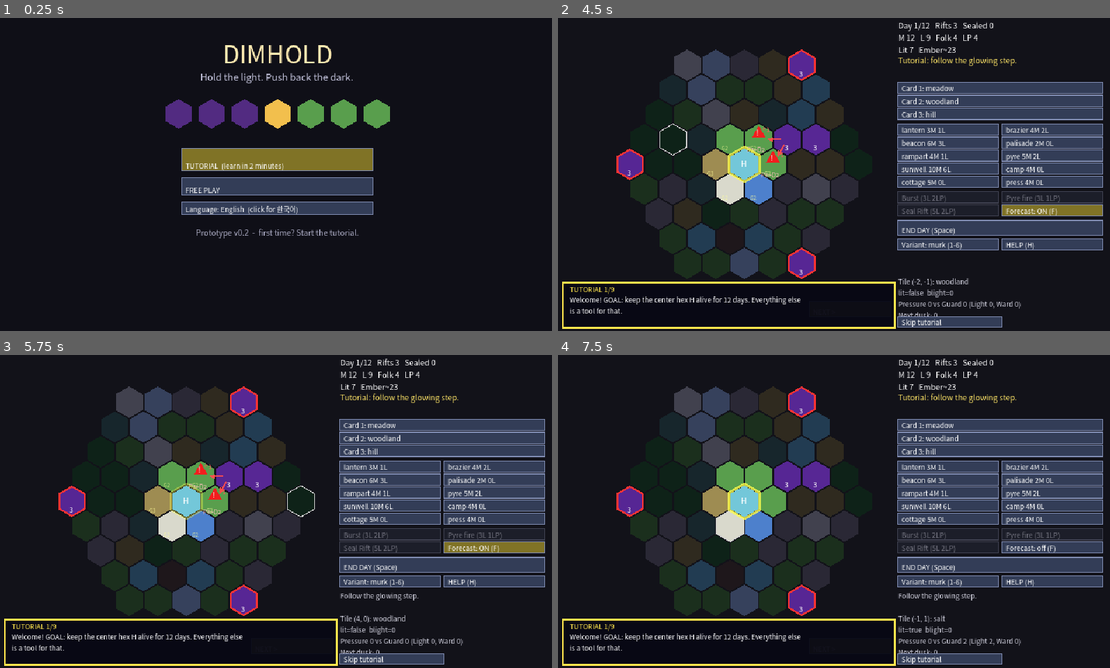
Above: before the commit, frames 1-4 (two rows, left to right).
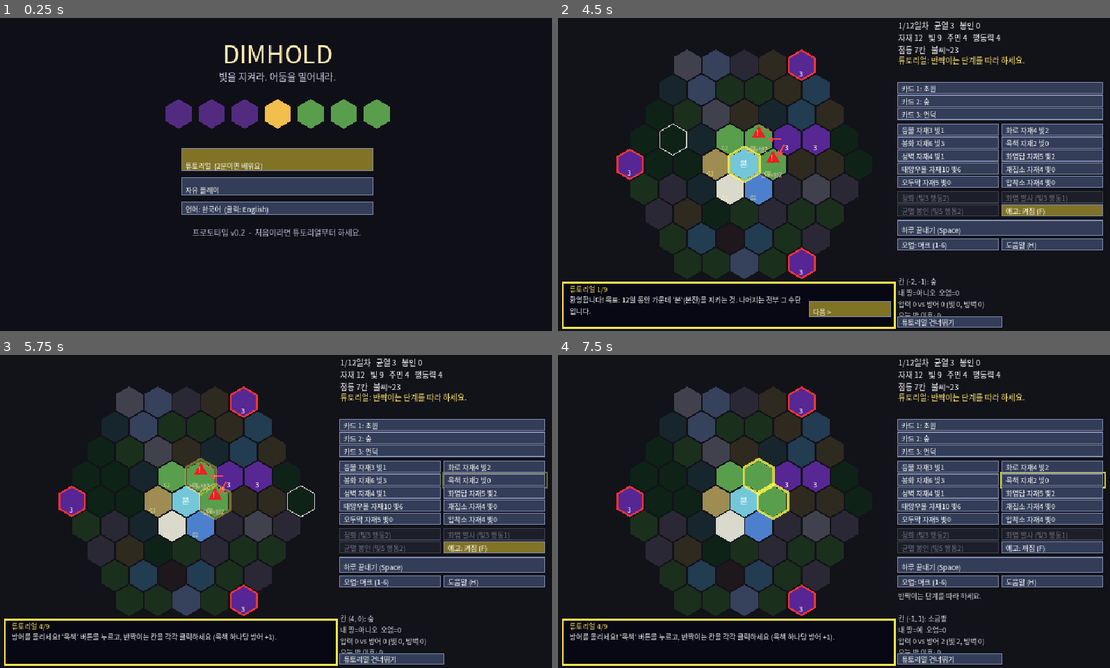
Above: after the commit, the same moments.

Repository: rlawnstlr001-design/SoloOS
Game: Godot game, scene res://scenes/main.tscn
Same seed, same stepped clock (60 frames per second), same inputs: the game is played once before the commit and once after it.
Inputs (mouse positions are in pixels of both pictures, inside the frame that each line leads up to):
- Up to frame 1 (0.25 s): no input
- Up to frame 2 (4.5 s): tap Enter at 0.5, 0.6, 2, 2.3, 2.85, 3.5 s; move the mouse to (955, 158) at 0.52 s; click (955, 158) at 0.67 s; tap Space at 0.77, 1.07, 1.25, 1.52, 1.55, 1.82, 2.1, 2.75, 3.02, 3.32, 3.77, 3.8, 4.07, 4.25 s; tap Keypad Enter at 0.8, 1.35, 3.05, 3.6 s; move the mouse to (723, 190) at 1.27 s; click (723, 190) at 1.42 s; move the mouse to (889, 105) at 2.02 s; click (889, 105) at 2.17 s; move the mouse to (806, 237) at 2.77 s; click (806, 237) at 2.92 s; move the mouse to (999, 221) at 3.52 s; click (999, 221) at 3.67 s; move the mouse to (668, 127) at 4.27 s; tap T at 4.35 s; click (668, 127) at 4.42 s
- Up to frame 3 (5.75 s): tap Space at 4.52, 4.82 s; tap Enter at 4.55 s; move the mouse to (303, 511) at 5.02 s; tap L at 5.1 s; click (303, 511) at 5.17 s; tap Keypad Enter at 5.3 s
- Up to frame 4 (7.5 s): move the mouse to (751, 433) at 5.77 s; tap F at 5.85 s; click (751, 433) at 5.92 s; tap Space at 6.02, 6.05, 6.32, 6.77, 7.07 s; move the mouse to (955, 495) at 6.52 s; tap M at 6.6 s; click (955, 495) at 6.67 s; tap Enter at 6.8 s; move the mouse to (723, 527) at 7.27 s; tap H at 7.35 s; click (723, 527) at 7.42 s

The runs differ from the first frame. In frame 1, 1.4% of the frame differs, in the area x 33-66%, y 17-71%; in frame 2, 5.4%, in the area x 2-93%, y 1-99%; in frame 3, 5.3%; in frame 4, 5.3%.

Commit message:
Prototype: Korean UI by default, fix hidden NEXT button, Space/Enter advances tutorial
Co-Authored-By: Claude Sonnet 5.5 <noreply@anthropic.com>
Claude-Session: https://claude.ai/code/session_01LyjitZeNacAnkruFKNNNhR

Diff:
--- a/scripts/main.gd
+++ b/scripts/main.gd
@@ -36,10 +36,10 @@
 var build_name := ""
 var placed_today := false
 var show_fc := true
-var msg := "Welcome. Place a tile card, build, then End Day (Space)."
+var msg := ""
 var fc: Array = []
 var font: Font
-var ko := OS.get_locale_language() == "ko"
+var ko := true   # Korean by default; toggle in the menu (L key)
 var show_help := false
 var scr := "menu"          # "menu", "tutorial", "play"
 var tut := 0
@@ -50,20 +50,43 @@
 var flash_t := 0.0
 
 const TUT := [
-	{"id": "intro", "next": true, "en": "Welcome! GOAL: keep the center hex H alive for 12 days. Everything else is a tool for that.", "kr": "환영합니다! 목표: 12일 동안 가운데 H(베이스)를 지키는 것. 나머지는 전부 그 수단입니다."},
+	{"id": "intro", "next": true, "en": "Welcome! GOAL: keep the center hex H alive for 12 days. Everything else is a tool for that.", "kr": "환영합니다! 목표: 12일 동안 가운데 '본'(본진)을 지키는 것. 나머지는 전부 그 수단입니다."},
 	{"id": "blight", "next": true, "en": "The glowing purple hexes are BLIGHT. It spreads every night. This one is already right next to your land!", "kr": "반짝이는 보라색 칸이 '오염'입니다. 밤마다 번집니다. 지금 내 땅 바로 옆까지 와 있어요!"},
-	{"id": "danger", "next": true, "en": "Red triangle = DANGER. P3>D2 means blight Pressure 3 beats your Defense 2, so that hex is eaten tonight. Red arrows show where it comes from.", "kr": "빨간 삼각형 = 위험. P3>D2는 오염 압력 3이 내 방어 2를 이겨서 오늘 밤 그 칸이 먹힌다는 뜻. 빨간 화살표가 오염이 오는 방향입니다."},
-	{"id": "build", "next": false, "en": "Add defense! Click the PALISADE button, then click each glowing hex (+1 defense per wall).", "kr": "방어를 올리세요! PALISADE 버튼을 누르고, 반짝이는 칸을 각각 클릭하세요 (방벽 하나당 방어 +1)."},
-	{"id": "safe", "next": true, "en": "Green check = SAFE. Defense 3 now holds against Pressure 3. You can see danger BEFORE it happens and fix it. That is the whole game.", "kr": "초록 체크 = 안전. 방어 3이 압력 3을 막습니다. 위험을 미리 보고 막는 것, 이게 이 게임의 전부입니다."},
-	{"id": "expand", "next": false, "en": "Now grow: click a CARD button, then a yellow-outlined hex. More land = more room to build defenses.", "kr": "이제 넓히세요: CARD 버튼을 누르고 노란 테두리 칸을 클릭. 땅이 넓어야 방어를 지을 자리가 생깁니다."},
-	{"id": "endday", "next": false, "en": "Press END DAY. Night falls and the blight spreads.", "kr": "END DAY(하루 끝내기)를 누르세요. 밤이 되어 오염이 번집니다."},
+	{"id": "danger", "next": true, "en": "Red triangle = DANGER. P3>D2 means blight Pressure 3 beats your Defense 2, so that hex is eaten tonight. Red arrows show where it comes from.", "kr": "빨간 삼각형 = 위험. 압3>방2는 오염 압력 3이 내 방어 2를 이겨서 오늘 밤 그 칸이 먹힌다는 뜻. 빨간 화살표가 오염이 오는 방향입니다."},
+	{"id": "build", "next": false, "en": "Add defense! Click the PALISADE button, then click each glowing hex (+1 defense per wall).", "kr": "방어를 올리세요! '목책' 버튼을 누르고, 반짝이는 칸을 각각 클릭하세요 (목책 하나당 방어 +1)."},
+	{"id": "safe", "next": true, "en": "Green check = SAFE. Defense 3 now holds against Pressure 3. You can see danger BEFORE it happens and fix it. That is the whole game.", "kr": "초록 체크 = 안전. 방어 3이 압력 3을 막습니다. 위험을 미리 보고 막는 것, 이게 이 게임의 핵심입니다."},
+	{"id": "expand", "next": false, "en": "Now grow: click a CARD button, then a yellow-outlined hex. More land = more room to build defenses.", "kr": "이제 넓히세요: '카드' 버튼을 누르고 노란 테두리 칸을 클릭. 땅이 넓어야 방어를 지을 자리가 생깁니다."},
+	{"id": "endday", "next": false, "en": "Press END DAY. Night falls and the blight spreads.", "kr": "'하루 끝내기'를 누르세요(또는 Space). 밤이 되어 오염이 번집니다."},
 	{"id": "result", "next": true, "en": "Your land held! Blight crept into empty land instead. Every night it comes closer: keep walling the red-triangle hexes and expand a little each day.", "kr": "내 땅이 버텼습니다! 오염은 빈 땅으로 번졌어요. 매일 밤 가까워지니, 빨간 삼각형이 뜨는 칸을 막고 하루에 한 칸씩 넓히세요."},
-	{"id": "tools", "next": true, "final": true, "en": "More tools: LANTERN/BRAZIER add light (defense). BEACON can BURST to cleanse blight. Survive 12 days to win. Good luck!", "kr": "다른 도구: LANTERN/BRAZIER=빛(방어). BEACON은 Burst로 오염 정화. 12일 버티면 승리. 행운을 빕니다!"},
+	{"id": "tools", "next": true, "final": true, "en": "More tools: LANTERN/BRAZIER add light (defense). BEACON can BURST to cleanse blight. Survive 12 days to win. Good luck!", "kr": "다른 도구: 등불/화로=빛(방어). 봉화는 '정화'로 오염 제거. 12일 버티면 승리. 행운을 빕니다!"},
 ]
 
 
 func T(en: String, kr: String) -> String:
 	return kr if ko else en
+
+
+const KO := {
+	"meadow": "초원", "woodland": "숲", "hill": "언덕", "marsh": "습지", "ruins": "유적", "crystal": "수정",
+	"shore": "물가", "salt": "소금밭", "frost": "서리밭", "cinder": "잿더미",
+	"hearth": "본진", "lantern": "등불", "brazier": "화로", "beacon": "봉화", "palisade": "목책", "rampart": "성벽",
+	"pyre": "화염탑", "sunwell": "태양우물", "camp": "채집소", "cottage": "오두막", "press": "압착소",
+	"murk": "머크", "rime": "서리", "spore": "포자", "rust": "녹", "hollow": "공허",
+	"light": "빛", "flame": "화염", "ward": "방벽",
+}
+const KO_CODE := {
+	"hearth": "본", "lantern": "등", "brazier": "화", "beacon": "봉", "palisade": "목", "rampart": "성",
+	"pyre": "탑", "sunwell": "우", "camp": "채", "cottage": "집", "press": "압",
+}
+const VNAMES_KO := ["머크", "머크+포자", "서리+포자", "녹+머크", "서리+공허", "5종 전부"]
+
+
+func N(k: String) -> String:
+	return KO.get(k, k) if ko else k
+
+
+func VN(i: int) -> String:
+	return VNAMES_KO[i] if ko else VNAMES[i]
 
 
 func _style(c: Color) -> StyleBoxFlat:
@@ -77,7 +100,7 @@
 
 func _ready() -> void:
 	var sf := SystemFont.new()
-	sf.font_names = PackedStringArray(["Malgun Gothic", "Noto Sans CJK KR", "Apple SD Gothic Neo", "NanumGothic", "sans-serif"])
+	sf.font_names = PackedStringArray(["Malgun Gothic", "Noto Sans CJK KR", "Apple SD Gothic Neo", "NanumGothic", "WenQuanYi Zen Hei", "Unifont", "sans-serif"])
 	sf.fallbacks = [ThemeDB.fallback_font]
 	font = sf
 	g = GS.new()
@@ -125,7 +148,7 @@
 	g.setup(seed_n, VSETS[vset_idx])
 	g.dawn()
 	selected = -1; mode = ""; card_idx = -1; build_name = ""; placed_today = false
-	msg = "Day 1. Variants: %s. Draft a tile (card -> frontier hex)." % VNAMES[vset_idx]
+	msg = T("Day 1. Variant: %s. Draft a tile (card -> frontier hex).", "1일차. 오염 종류: %s. 카드로 영토를 넓혀 보세요.") % VN(vset_idx)
 	_refresh()
 
 
@@ -175,34 +198,34 @@
 	var y := 4.0
 	var resist_txt := ""
 	for c in GS.CLASSES:
-		if g.resist[c] > 0: resist_txt += " RESIST-%s(%d)" % [c, g.resist[c]]
-	_text(Vector2(x, y + 8), 240, "Day %d/%d   Rifts %d   Sealed %d\nM %d   L %d   Folk %d   LP %d%s\nLit %d   Ember~%d" % [g.day, g.days, g.rift.size(), g.seal …(90 unchanged characters)…
+		if g.resist[c] > 0: resist_txt += T(" RESIST-%s(%d)", " 내성-%s(%d)") % [N(c), g.resist[c]]
+	_text(Vector2(x, y + 8), 240, T("Day %d/%d   Rifts %d   Sealed %d\nM %d   L %d   Folk %d   LP %d%s\nLit %d   Ember~%d", "%d/%d일차   균열 %d   봉인 %d\n자재 %d   빛 %d   주민 %d   행동력 %d%s\n점등 %d칸   불씨~%d") % [g.day, g.days, g.rift.size(), g.seal …(90 unchanged characters)…
 	y += 40
 	_text(Vector2(x, y + 8), 240, _hint() if scr != "tutorial" else T("Tutorial: follow the glowing step.", "튜토리얼: 반짝이는 단계를 따라 하세요."), Color(1, 0.9, 0.4), 9)
 	y += 30
 	if not g.over:
 		for k in range(g.cards.size()):
-			_btn(T("Card %d: %s", "카드 %d: %s") % [k + 1, g.cards[k]] + (T("  (used)", "  (사용됨)") if placed_today else ""), Vector2(x, y), Vector2(236, 13), _on_card.bind(k), not placed_today, mode == "card" and card_idx == k)
+			_btn(T("Card %d: %s", "카드 %d: %s") % [k + 1, N(g.cards[k])] + (T("  (used)", "  (사용됨)") if placed_today else ""), Vector2(x, y), Vector2(236, 13), _on_card.bind(k), not placed_today, mode == "card" and card_idx == k)
 			y += 15
 		y += 3
 		var col := 0
 		for n in GS.BUILD_ORDER:
 			var c: Array = GS.STRUCT[n]
-			_btn("%s %dM %dL" % [n, c[0], c[1]], Vector2(x + col * 120.0, y), Vector2(116, 13), _on_build.bind(n), g.M >= c[0] and g.L >= c[1] and g.lp >= c[2], mode == "build" and build_name == n)
+			_btn(T("%s %dM %dL", "%s 자재%d 빛%d") % [N(n), c[0], c[1]], Vector2(x + col * 120.0, y), Vector2(116, 13), _on_build.bind(n), g.M >= c[0] and g.L >= c[1] and g.lp >= c[2], mode == "build" and build_name == n)
 			col += 1
 			if col == 2:
 				col = 0; y += 15
 		if col == 1: y += 15
 		y += 3
-		_btn("Burst (3L 2LP)", Vector2(x, y), Vector2(116, 13), _on_burst, selected >= 0 and g.can_burst(selected), false)
-		_btn("Pyre fire (3L 1LP)", Vector2(x + 120, y), Vector2(116, 13), _on_pyre, selected >= 0 and g.can_pyre(selected), false)
+		_btn(T("Burst (3L 2LP)", "정화 (빛3 행동2)"), Vector2(x, y), Vector2(116, 13), _on_burst, selected >= 0 and g.can_burst(selected), false)
+		_btn(T("Pyre fire (3L 1LP)", "화염 발사 (빛3 행동1)"), Vector2(x + 120, y), Vector2(116, 13), _on_pyre, selected >= 0 and g.can_pyre(selected), false)
 		y += 15
-		_btn("Seal Rift (5L 2LP)", Vector2(x, y), Vector2(116, 13), _on_seal, selected >= 0 and not g.seal_targets(selected).is_empty(), false)
-		_btn("Forecast: %s (F)" % ("ON" if show_fc else "off"), Vector2(x + 120, y), Vector2(116, 13), _toggle_fc, true, show_fc)
+		_btn(T("Seal Rift (5L 2LP)", "균열 봉인 (빛5 행동2)"), Vector2(x, y), Vector2(116, 13), _on_seal, selected >= 0 and not g.seal_targets(selected).is_empty(), false)
+		_btn(T("Forecast: %s (F)", "예고: %s (F)") % [T("ON", "켜짐") if show_fc else T("off", "꺼짐")], Vector2(x + 120, y), Vector2(116, 13), _toggle_fc, true, show_fc)
 		y += 18
 	_btn(T("END DAY (Space)", "하루 끝내기 (Space)") if not g.over else T("NEW GAME (R)", "새 게임 (R)"), Vector2(x, y), Vector2(236, 17), _end_day if not g.over else _new_game, true, false)
 	y += 21
-	_btn(T("Variant: %s (1-6)", "오염: %s (1-6)") % VNAMES[vset_idx], Vector2(x, y), Vector2(116, 13), _next_vset, true, false)
+	_btn(T("Variant: %s (1-6)", "오염: %s (1-6)") % VN(vset_idx), Vector2(x, y), Vector2(116, 13), _next_vset, true, false)
 	_btn(T("HELP (H)", "도움말 (H)"), Vector2(x + 120, y), Vector2(116, 13), _toggle_help, true, show_help)
 	y += 18
 	_text(Vector2(x, y + 8), 240, _info_text(), Color(0.85, 0.85, 0.9), 8)
@@ -226,10 +249,10 @@
 	var i := hover if hover >= 0 else selected
 	if i >= 0:
 		var pr: Array = fc[2]; var gd: Array = fc[3]; var parts: Array = fc[4]
-		t += "\nTile %s: %s%s%s\n" % [str(GS.COORDS[i]), g.terrain[i], "  [%s]" % g.structs[i] if g.structs[i] != "" else "", "  SCAR" if g.scar[i] else ""]
-		t += "lit=%s  blight=%d %s\nPressure %d vs Guard %d (Light %d, Ward %d)\nNext dusk: %d" % [str(g.lit[i]), g.inten[i], g.var_[i], pr[i], gd[i], parts[i][0], parts[i][2], fc[0][i]]
+		t += "\n" + T("Tile %s: %s%s%s\n", "칸 %s: %s%s%s\n") % [str(GS.COORDS[i]), N(g.terrain[i]), "  [%s]" % N(g.structs[i]) if g.structs[i] != "" else "", T("  SCAR", "  파괴됨") if g.scar[i] else ""]
+		t += T("lit=%s  blight=%d %s\nPressure %d vs Guard %d (Light %d, Ward %d)\nNext dusk: %d", "내 땅=%s  오염=%d %s\n압력 %d vs 방어 %d (빛 %d, 방벽 %d)\n오늘 밤 이후: %d") % [T(str(g.lit[i]), "예" if g.lit[i] else "아니오"), g.inten[i], N(g.var_[i]), pr[i], gd[i], parts[i][0], parts[i][2], fc[0][i]]
 	if g.over:
-		t += "\n\n%s  Ember %d" % ["VICTORY" if g.won else "DEFEAT", int(g.ember())]
+		t += "\n\n%s  %s %d" % [T("VICTORY", "승리") if g.won else T("DEFEAT", "패배"), T("Ember", "불씨"), int(g.ember())]
 	return t
 
 
@@ -341,11 +364,11 @@
 			draw_colored_polygon(PackedVector2Array([p + Vector2(0, -16), p + Vector2(-8, -2), p + Vector2(8, -2)]), Color(0.95, 0.12, 0.12))
 			draw_string(font, p + Vector2(-3, -4), "!", HORIZONTAL_ALIGNMENT_LEFT, -1, 9, Color(1, 1, 1))
 			if g.inten[i] == 0:
-				draw_string(font, p + Vector2(-14, 15), "P%d>D%d" % [pr[i], gd[i]], HORIZONTAL_ALIGNMENT_LEFT, -1, 7, Color(1, 0.75, 0.75))
+				draw_string(font, p + Vector2(-14, 15), T("P%d>D%d", "압%d>방%d") % [pr[i], gd[i]], HORIZONTAL_ALIGNMENT_LEFT, -1, 7, Color(1, 0.75, 0.75))
 		else:
 			draw_polyline(PackedVector2Array([p + Vector2(-6, -9), p + Vector2(-2, -5), p + Vector2(6, -15)]), Color(0.3, 1, 0.45), 2.5)
 			if g.inten[i] == 0:
-				draw_string(font, p + Vector2(-14, 15), "P%d<=D%d" % [pr[i], gd[i]], HORIZONTAL_ALIGNMENT_LEFT, -1, 7, Color(0.7, 1, 0.8))
+				draw_string(font, p + Vector2(-14, 15), T("P%d<=D%d", "압%d≤방%d") % [pr[i], gd[i]], HORIZONTAL_ALIGNMENT_LEFT, -1, 7, Color(0.7, 1, 0.8))
 
 
 func _draw_tutorial() -> void:
@@ -357,7 +380,7 @@
 		"danger":
 			_hl_hex(tut_a, Color(1, 0.2, 0.2)); _hl_hex(tut_b, Color(1, 0.2, 0.2))
 		"build":
-			_hl_btn("palisade")
+			_hl_btn(N("palisade"))
 			for t in [tut_a, tut_b]:
 				if g.structs[t] == "": _hl_hex(t, Color(1, 1, 0.3))
 		"safe":
@@ -386,31 +409,31 @@
 func _on_card(k: int) -> void:
 	if not _tut_allows("card"): _tut_blocked(); return
 	mode = "card"; card_idx = k; build_name = ""
-	msg = "Click a highlighted frontier hex to place %s." % g.cards[k]
+	msg = T("Click a yellow-outlined hex to place %s.", "노란 테두리 칸을 클릭해 %s 타일을 놓으세요.") % N(g.cards[k])
 	_refresh()
 
 
 func _on_build(n: String) -> void:
 	if not _tut_allows("build_btn", n): _tut_blocked(); return
 	mode = "build"; build_name = n; card_idx = -1
-	msg = "Click a lit empty hex to build %s." % n
+	msg = T("Click a lit empty hex to build %s.", "밝은 빈 칸을 클릭해 %s을(를) 지으세요.") % N(n)
 	_refresh()
 
 
 func _on_burst() -> void:
 	if scr == "tutorial": return
-	g.burst(selected); msg = "Beacon Burst!"; _refresh()
+	g.burst(selected); msg = T("Beacon Burst!", "봉화 정화!"); _refresh()
 
 
 func _on_pyre() -> void:
 	if scr == "tutorial": return
-	g.pyre_fire(selected); msg = "Pyre fire!"; _refresh()
+	g.pyre_fire(selected); msg = T("Pyre fire!", "화염 발사!"); _refresh()
 
 
 func _on_seal() -> void:
 	if scr == "tutorial": return
 	var t: Array = g.seal_targets(selected)
-	g.seal(selected, t[0]); msg = "Rift sealed!"; _refresh()
+	g.seal(selected, t[0]); msg = T("Rift sealed!", "균열 봉인 완료!"); _refresh()
 
 
 func _toggle_help() -> void:
@@ -422,11 +445,11 @@
 	if g.over:
 		return T("Stage over. Press R for a new game.", "끝났습니다. R 키로 새 게임.")
 	if not placed_today:
-		return T("1) Click a Card button, then a YELLOW-outlined hex to expand your land.", "1) Card 버튼을 누르고 노란 테두리 칸을 클릭해 영토를 넓히세요.")
+		return T("1) Click a Card button, then a YELLOW-outlined hex to expand your land.", "1) 카드 버튼을 누르고 노란 테두리 칸을 클릭해 영토를 넓히세요.")
 	if mode == "build":
 		return T("Click a lit hex (not purple) to build. Esc cancels.", "밝은 내 칸(보라색 아님)을 클릭해 짓기. Esc로 취소.")
 	if g.lp > 0 and g.M >= 2:
-		return T("2) Click a build button (try lantern), then a lit hex near the purple. Then press Space.", "2) 건설 버튼(예: lantern) 후 보라색이 다가오는 쪽 내 칸 클릭. 끝나면 Space.")
+		return T("2) Click a build button (try lantern), then a lit hex near the purple. Then press Space.", "2) 건설 버튼(예: 목책) 후 빨간 삼각형이 뜬 내 칸 클릭. 끝나면 Space.")
 	return T("3) Press Space to end the day.", "3) Space를 눌러 하루를 끝내세요.")
 
 
@@ -487,15 +510,15 @@
 			if not _tut_allows("place"): _tut_blocked(); return
 			if g.frontier().has(i):
 				g.place_tile(i, card_idx); placed_today = true; mode = ""; card_idx = -1
-				msg = "Placed tile. Now build / use abilities."
+				msg = T("Placed tile. Now build / use abilities.", "타일을 놓았습니다. 이제 건설하거나 능력을 쓰세요.")
 			else:
-				msg = "Not a frontier hex."
+				msg = T("Not a frontier hex (yellow outline).", "노란 테두리 칸이 아닙니다.")
 		elif mode == "build" and build_name != "":
 			if not _tut_allows("tile_build", i): _tut_blocked(); return
 			if g.can_build(build_name, i):
-				g.build(build_name, i); msg = "Built %s." % build_name
+				g.build(build_name, i); msg = T("Built %s.", "%s 건설 완료.") % N(build_name)
 			else:
-				msg = "Cannot build %s there (cost/LP/blight/occupied)." % build_name
+				msg = T("Cannot build %s there (cost/LP/blight/occupied).", "%s을(를) 여기에 지을 수 없습니다 (자원/행동력 부족, 오염, 이미 사용 중).") % N(build_name)
 		elif scr != "tutorial":
 			selected = i
 		_refresh()
@@ -504,6 +527,8 @@
 			if e.keycode == KEY_T: _start_tutorial()
 			elif e.keycode == KEY_L: _toggle_lang()
 			return
+		if scr == "tutorial" and TUT[tut]["next"] and (e.keycode == KEY_SPACE or e.keycode == KEY_ENTER or e.keycode == KEY_KP_ENTER):
+			_tut_next(); return
 		if scr == "tutorial" and e.keycode != KEY_SPACE and e.keycode != KEY_ESCAPE and e.keycode != KEY_F: return
 		match e.keycode:
 			KEY_SPACE: _end_day()
@@ -550,7 +575,7 @@
 		if frontier.has(i):
 			draw_polyline(hex_pts(p, SIZE - 2.0) + PackedVector2Array([hex_pts(p, SIZE - 2.0)[0]]), Color(1, 1, 0.3), 1.5)
 		if g.structs[i] != "":
-			var code: String = S_CODE.get(g.structs[i], "?")
+			var code: String = (KO_CODE.get(g.structs[i], "?") if ko else S_CODE.get(g.structs[i], "?"))
 			var tc := Color(1, 1, 1) if not g.disabled(i) else Color(0.6, 0.6, 0.6)
 			if g.dark.has(i): tc = Color(0.5, 0.4, 0.2)
 			draw_string(font, p + Vector2(-8, 3), code, HORIZONTAL_ALIGNMENT_CENTER, 16, 9, tc)
@@ -578,25 +603,25 @@
 			var pts := hex_pts(hex_pos(i), SIZE)
 			pts.append(pts[0])
 			draw_polyline(pts, Color(fcol.r, fcol.g, fcol.b, minf(1.0, flash_t)), 3.0)
+	if scr == "tutorial": _draw_tutorial()
 	_draw_ui()
-	if scr == "tutorial": _draw_tutorial()
 	if show_help:
 		var lines: Array = [
 			T("HOW TO PLAY (click anywhere to close, H to reopen)", "플레이 방법 (아무 곳이나 클릭하면 닫힘, H로 다시 열기)"),
 			"",
-			T("GOAL: keep the center hex H alive for 12 days.", "목표: 12일 동안 가운데 H(베이스)를 지키기."),
-			T("Purple = blight. It spreads every night from the red Rifts.", "보라색 = 오염. 밤마다 빨간 테두리 Rift에서 번집니다."),
-			T("A number on a hex = blight strength (1-3). ^1 = gets worse tonight.", "칸의 숫자 = 오염 강도(1~3). ^1 = 오늘 밤 악화 예고."),
-			T("G2 = defense of that hex. Blight spreads where pressure > defense.", "G2 = 그 칸의 방어력. 오염 압력이 방어력보다 크면 번집니다."),
+			T("GOAL: keep the center hex H alive for 12 days.", "목표: 12일 동안 가운데 '본'(본진)을 지키기."),
+			T("Purple = blight. It spreads every night from the red Rifts.", "보라색 = 오염. 밤마다 빨간 테두리 '균열'에서 번집니다."),
+			T("A number on a hex = blight strength (1-3). ^1 = gets worse tonight.", "칸의 숫자 = 오염 강도(1~3). 빨간 삼각형 = 오늘 밤 먹힐 위험."),
+			T("G2 = defense of that hex. Blight spreads where pressure > defense.", "압 > 방 이면 위험. (압=오염 압력, 방=내 방어력)"),
 			"",
 			T("EACH DAY:", "하루 순서:"),
-			T("1) Card button -> click a yellow-outlined hex: expand your land (once a day).", "1) Card 버튼 -> 노란 테두리 칸 클릭: 영토 확장 (하루 1번)"),
-			T("2) Build button -> click a lit hex: build. Lantern/Brazier give light (defense),", "2) 건설 버튼 -> 내 칸 클릭: 건설. Lantern/Brazier=빛(방어),"),
-			T("   Palisade/Rampart give walls. Put them where purple is coming.", "   Palisade/Rampart=방벽. 보라색이 다가오는 쪽에 지으세요."),
-			T("3) Press Space: night falls, blight spreads, next day.", "3) Space: 밤이 되어 오염이 번지고 다음 날로."),
+			T("1) Card button -> click a yellow-outlined hex: expand your land (once a day).", "1) 카드 버튼 -> 노란 테두리 칸 클릭: 영토 확장 (하루 1번)"),
+			T("2) Build button -> click a lit hex: build. Lantern/Brazier give light (defense),", "2) 건설 버튼 -> 내 칸 클릭: 건설. 등불/화로=빛(방어),"),
+			T("   Palisade/Rampart give walls. Put them where purple is coming.", "   목책/성벽=방벽. 보라색이 다가오는 쪽에 지으세요."),
+			T("3) Press Space: night falls, blight spreads, next day.", "3) Space(하루 끝내기): 밤이 되어 오염이 번지고 다음 날로."),
 			"",
-			T("TIPS: Brazier burns Rime/Spore.", "팁: Brazier는 Rime/Spore 오염을 태웁니다."),
-			T("Beacon (Bc): select it, then press Burst to cleanse nearby blight.", "Beacon(Bc): 선택 후 Burst 버튼으로 주변 오염 정화."),
+			T("TIPS: Brazier burns Rime/Spore.", "팁: 화로는 서리/포자 오염을 태웁니다."),
+			T("Beacon (Bc): select it, then press Burst to cleanse nearby blight.", "봉화(봉): 선택 후 '정화' 버튼으로 주변 오염 제거."),
 		]
 		draw_rect(Rect2(10, 40, 380, 280), Color(0.02, 0.02, 0.05, 0.93))
 		var yy := 58.0
@@ -605,4 +630,4 @@
 			yy += 14.5
 	if g.over:
 		draw_rect(Rect2(60, 150, 300, 40), Color(0, 0, 0, 0.75))
-		draw_string(font, Vector2(70, 177), "%s - press R" % ("VICTORY" if g.won else "DEFEAT"), HORIZONTAL_ALIGNMENT_LEFT, -1, 22, Color(1, 0.9, 0.4))
+		draw_string(font, Vector2(70, 177), T("%s - press R", "%s - R 키로 다시") % T("VICTORY", "승리") if g.won else T("%s - press R", "%s - R 키로 다시") % T("DEFEAT", "패배"), HORIZONTAL_ALIGNMENT_LEFT, -1, 22, Color(1, 0.9, 0.4))
--- a/tests/tutorial_test.gd
+++ b/tests/tutorial_test.gd
@@ -33,6 +33,17 @@
 	var pr: Array = m.fc[2]; var gd: Array = m.fc[3]
 	_check(pr[m.tut_a] > gd[m.tut_a] and pr[m.tut_b] > gd[m.tut_b], "both threatened hexes show danger (pressure > defense)")
 	_check(_id() == "intro", "starts at intro")
+	var next_found := false
+	for b in m.btns:
+		if String(b["t"]).find(">") >= 0 and b["on"]:
+			next_found = true
+			var ctr: Vector2 = (b["r"] as Rect2).get_center()
+			_check(m._btn_at(ctr) >= 0, "NEXT button is clickable at its center")
+	_check(next_found, "NEXT button exists on info steps")
+	var kev := InputEventKey.new(); kev.keycode = KEY_SPACE; kev.pressed = true
+	m._unhandled_input(kev)
+	_check(_id() == "blight", "Space advances info steps")
+	m._tut_next(); m._tut_next(); m.tut = 0; m._refresh()
 	m._on_build("lantern")
 	_check(_id() == "intro", "actions are blocked during info steps")
 	m._tut_next(); m._tut_next(); m._tut_next()
